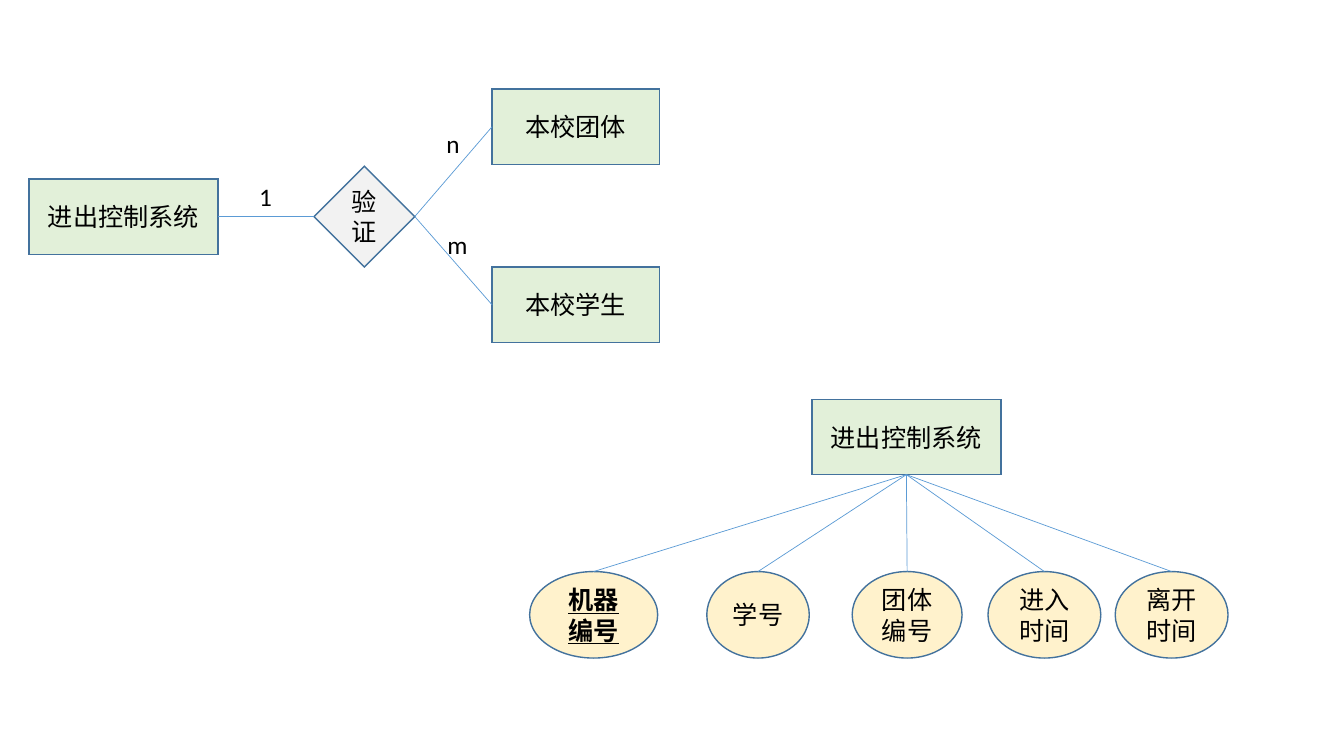
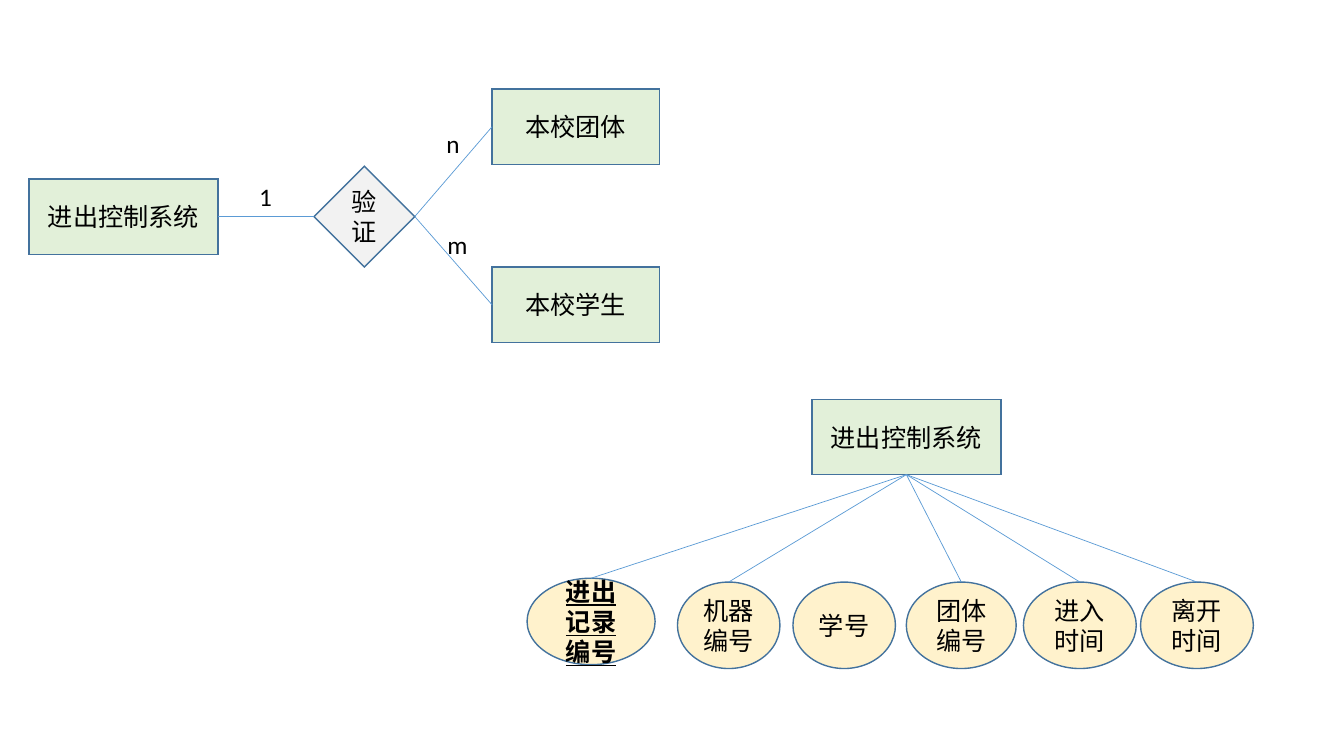
Before and after one commit to huangqiuyu/Database_BUAA, a slide deck: slide 11 of ours/E-R图初稿.pptx. Drawn at 1344x756 pixels with LibreOffice and Linux fonts; fonts in the diff are those of the drawing. Boxes give left, top, right and bottom in pixels: in the first picture for what was removed or moved away, otherwise in the second. Text is boxed around its words. In the diff, an @@ line names an element or a change of style, - is before the commit and + after.

```diff
--- a/ours/E-R图初稿.pptx
+++ b/ours/E-R图初稿.pptx
@@ line moved from (906, 475) - (594, 572) to (906, 475) - (591, 579) @@
@@ line moved from (758, 572) - (906, 475) to (729, 582) - (906, 475) @@
@@ line moved from (1172, 572) - (906, 475) to (1197, 582) - (906, 475) @@
@@ line moved from (1045, 572) - (906, 475) to (1080, 582) - (906, 475) @@
@@ line moved from (906, 475) - (907, 572) to (906, 475) - (962, 582) @@
@@ ellipse "进出记录编号": place and size @@
-ellipse "进出记录编号" at bbox=[529, 572, 657, 658]
+ellipse "进出记录编号" at bbox=[527, 579, 655, 665]
@@ text in ellipse at bbox=[566, 575, 616, 668]: text changed @@
-机器编号
+进出记录编号
@@ ellipse added at bbox=[678, 582, 780, 668], fill #FFF2CC, outline #43739E 1 pt, 18 pt, text #000000 @@
+机器编号
@@ ellipse "学号": place and size @@
-ellipse "学号" at bbox=[707, 572, 810, 658]
+ellipse "学号" at bbox=[793, 582, 896, 668]
@@ ellipse "团体编号": place and size @@
-ellipse "团体编号" at bbox=[852, 572, 962, 658]
+ellipse "团体编号" at bbox=[906, 582, 1016, 668]
@@ ellipse "进入时间": place and size @@
-ellipse "进入时间" at bbox=[988, 572, 1101, 658]
+ellipse "进入时间" at bbox=[1023, 582, 1136, 668]
@@ ellipse "离开时间": place and size @@
-ellipse "离开时间" at bbox=[1115, 572, 1228, 658]
+ellipse "离开时间" at bbox=[1140, 582, 1253, 668]
```
Also in this commit, not shown: 3 other slides changed, 2 other files.
